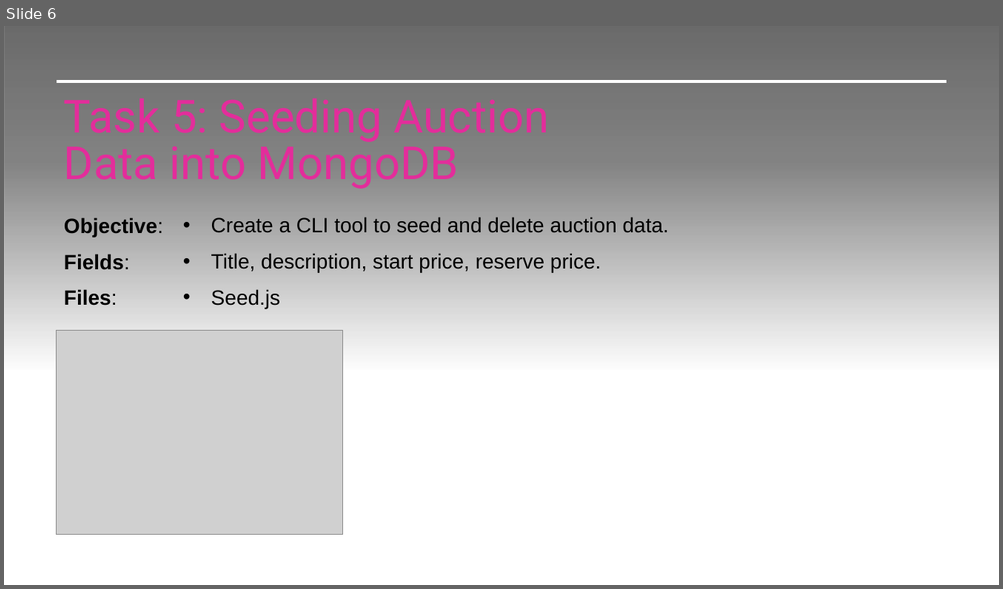
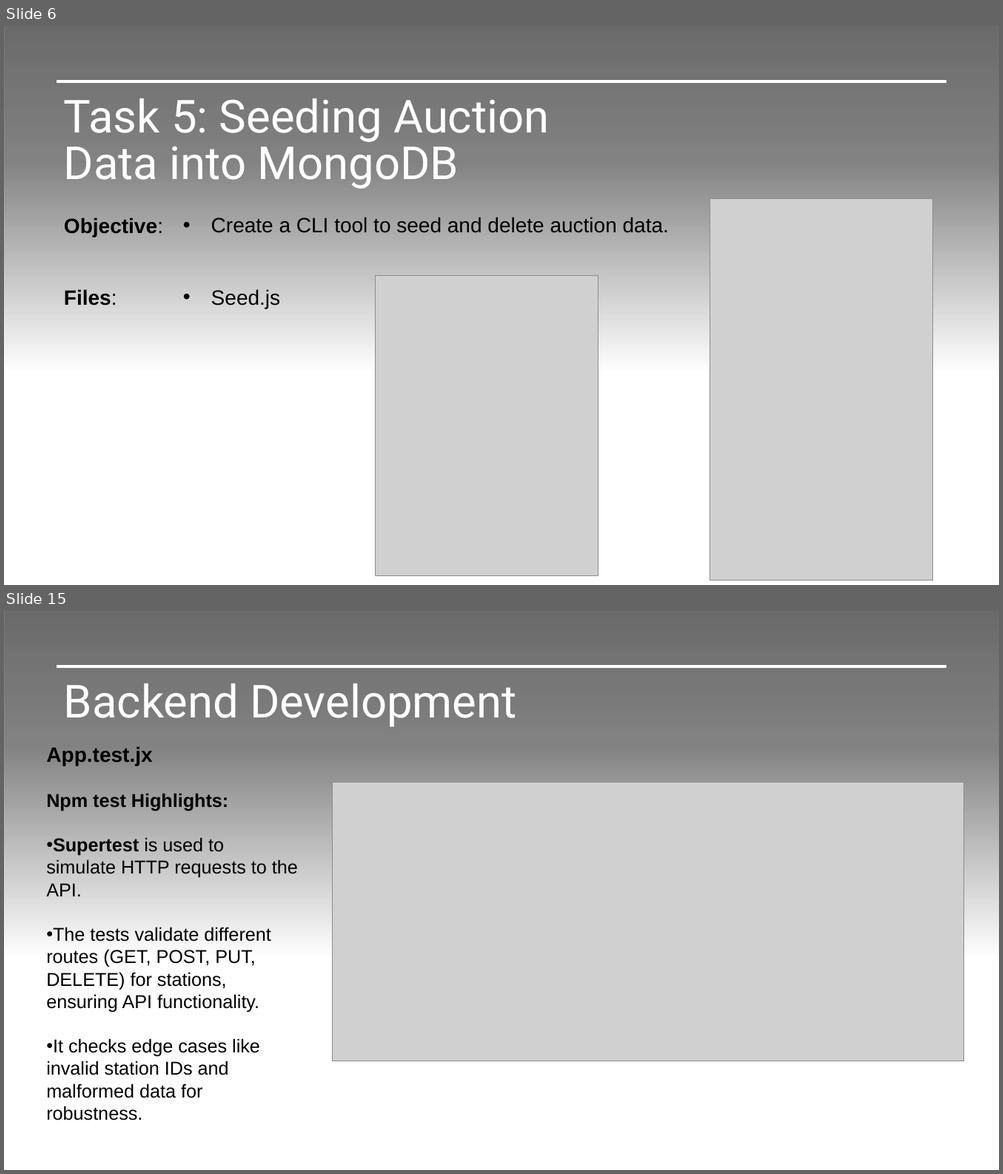
Before and after one commit to jvmacuto/mission-05-z-energy, a slide deck: Documents/Mission 5.pptx. Shown one above the other, each under a label of ours: slide 6 before the commit, slides 6 and 15 after it; the slides between them are not shown. The pictures are 1003x589 and 1003x1174 pixels, drawn with LibreOffice and Linux fonts; fonts in the diff are those of the drawing; grey boxes stand for pictures; background and template pictures are left out. Boxes give left, top, right and bottom in pixels: in the first picture for what was removed or moved away, otherwise in the second. Text is boxed around its words. In the diff, an @@ line names an element or a change of style, - is before the commit and + after.

```diff
--- a/Documents/Mission 5.pptx
+++ b/Documents/Mission 5.pptx
@@ slide 15 added at [4, 611, 999, 1170], background picture (left out) @@
@@ rectangle added at [4, 611, 999, 967], fill gradient #000000 @@
@@ line added from (57, 667) to (946, 667), #FFFFFF 3 pt @@
@@ title added at [64, 684, 516, 727], 44 pt, text #FFFFFF @@
+Backend Development
@@ subtitle added at [46, 746, 152, 766], 20 pt, text #000000, bold @@
+App.test.jx
@@ picture added at [333, 783, 964, 1062] @@
@@ text added at [46, 794, 298, 1121], 18 pt, text #000000 @@
+Npm test Highlights:
+• Supertest is used to simulate HTTP requests to the API.
+• The tests validate different routes (GET, POST, PUT, DELETE) for stations, ensuring API functionality.
+• It checks edge cases like invalid station IDs and malformed data for robustness.
@@ line added from (57, 1126) to (946, 1126), #FFFFFF 0.5 pt @@
@@ slide 6 changed as well @@
@@ title "Task 5: Seeding Auction Data ..." at [64, 99, 549, 189]: text colour #E32D9B to #FFFFFF @@
@@ picture added at [710, 199, 933, 581] @@
@@ text removed at [64, 254, 130, 270] @@
-Fields:
@@ text removed at [211, 253, 601, 273] @@
-• Title, description, start price, reserve price.
@@ picture added at [375, 276, 599, 577] @@
@@ picture removed at [57, 330, 343, 535] @@
```
Also in this commit, not shown: 6 other slides changed, 14 other slides added.
